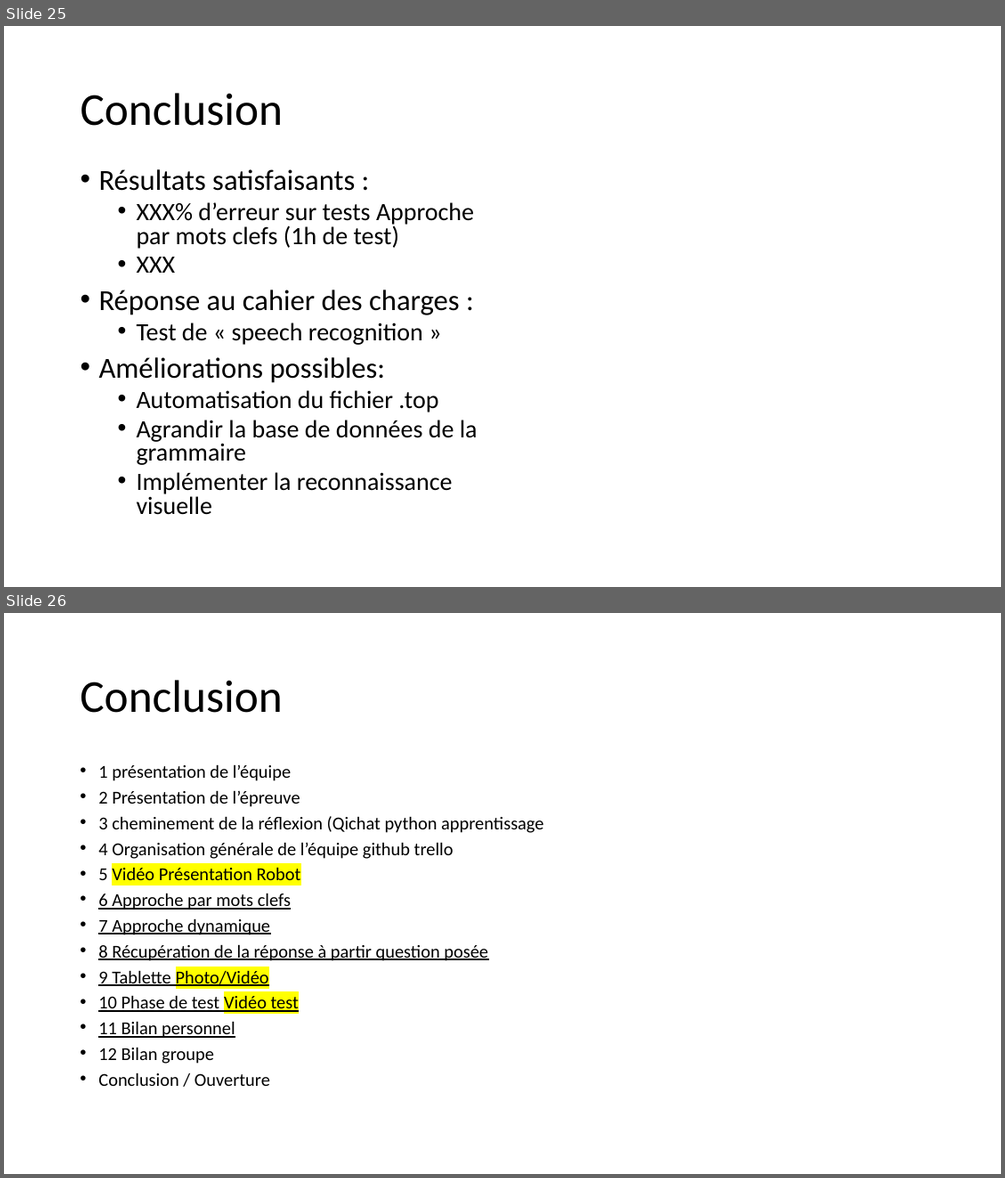
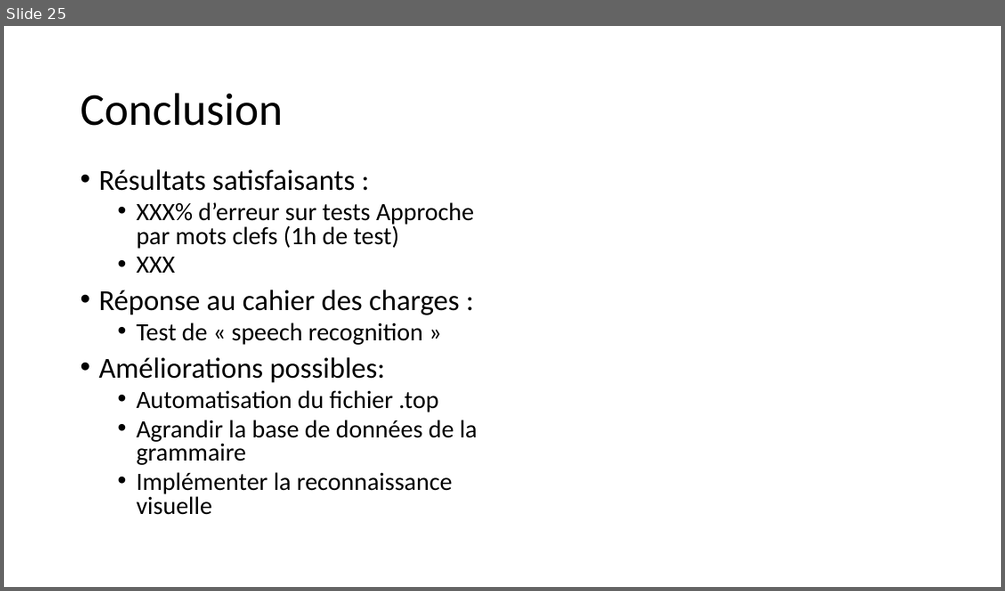
Before and after one commit to PorteAntoine/IHM_PEPPER_CPE2017, a slide deck: Rapport/Diapo_ihm_pepper.pptx. Shown one above the other, each under a label of ours: slides 25 and 26 before the commit, slide 25 after it. The pictures are 1005x1178 and 1005x591 pixels, drawn with LibreOffice and Linux fonts; fonts in the diff are those of the drawing; background and template pictures are left out. Boxes give left, top, right and bottom in pixels: in the first picture for what was removed or moved away, otherwise in the second. Text is boxed around its words. In the diff, an @@ line names an element or a change of style, - is before the commit and + after.

```diff
--- a/Rapport/Diapo_ihm_pepper.pptx
+++ b/Rapport/Diapo_ihm_pepper.pptx
@@ slide 26 removed at bbox=[4, 613, 1001, 1174], background picture (left out) @@
@@ title removed at bbox=[80, 680, 283, 713] @@
-Conclusion
@@ text removed at bbox=[98, 764, 543, 1086] @@
-• 1 présentation de l’équipe
-• 2 Présentation de l’épreuve
-• 3 cheminement de la réflexion (Qichat python apprentissage
-• 4 Organisation générale de l’équipe github trello
-• 5 Vidéo Présentation Robot
-• 6 Approche par mots clefs
-• 7 Approche dynamique
-• 8 Récupération de la réponse à partir question posée
-• 9 Tablette Photo/Vidéo
-• 10 Phase de test Vidéo test
-• 11 Bilan personnel
-• 12 Bilan groupe
-• Conclusion / Ouverture
```
Also in this commit, not shown: 4 slides changed.
